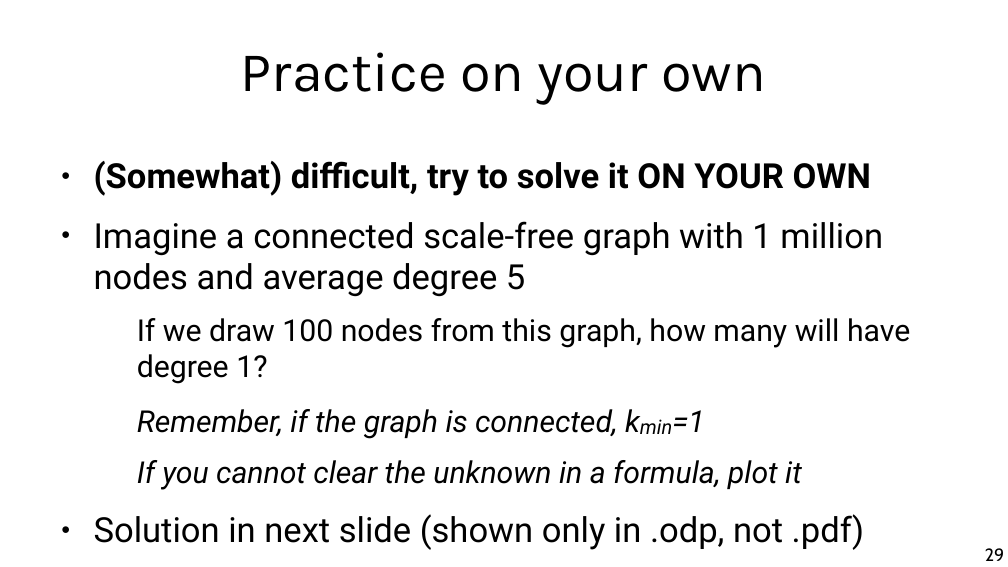
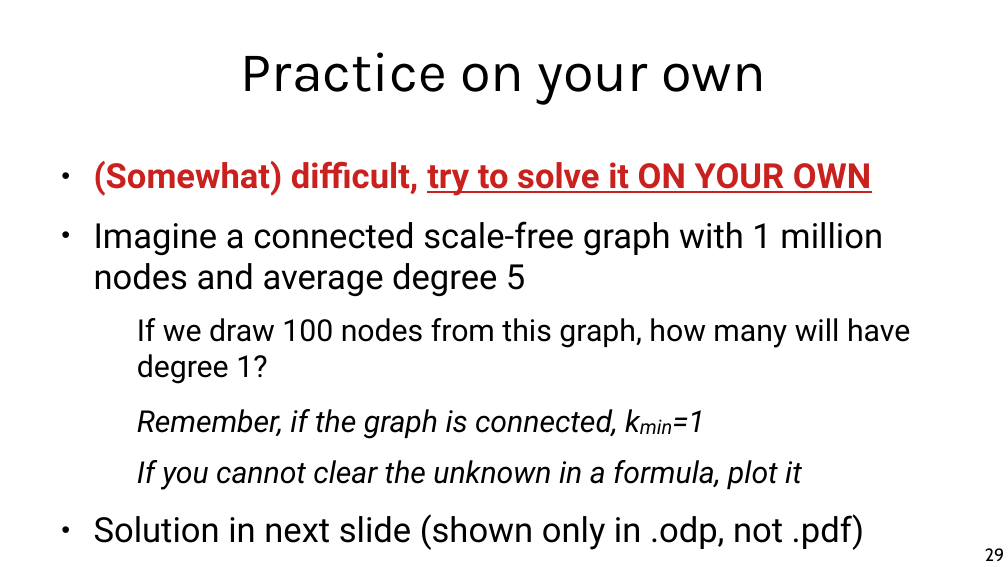
Before and after one commit to chatox/networks-science-course, a slide deck: slide 29 of theory/odp/tt13-scale_free_networks.odp. Drawn at 1008x567 pixels with LibreOffice and Linux fonts; fonts in the diff are those of the drawing. Boxes give left, top, right and bottom in pixels: in the first picture for what was removed or moved away, otherwise in the second. Text is boxed around its words. In the diff, an @@ line names an element or a change of style, - is before the commit and + after.

```diff
--- a/theory/odp/tt13-scale_free_networks.odp
+++ b/theory/odp/tt13-scale_free_networks.odp
@@ text at bbox=[94, 161, 872, 196]: text colour #000000 to #C9211E in "(Somewhat) difficult, try to solve it ON ..."; underline on in "try to solve it ON YOUR OWN" @@
```
Also in this commit, not shown: 8 other slides changed, 7 other files.
